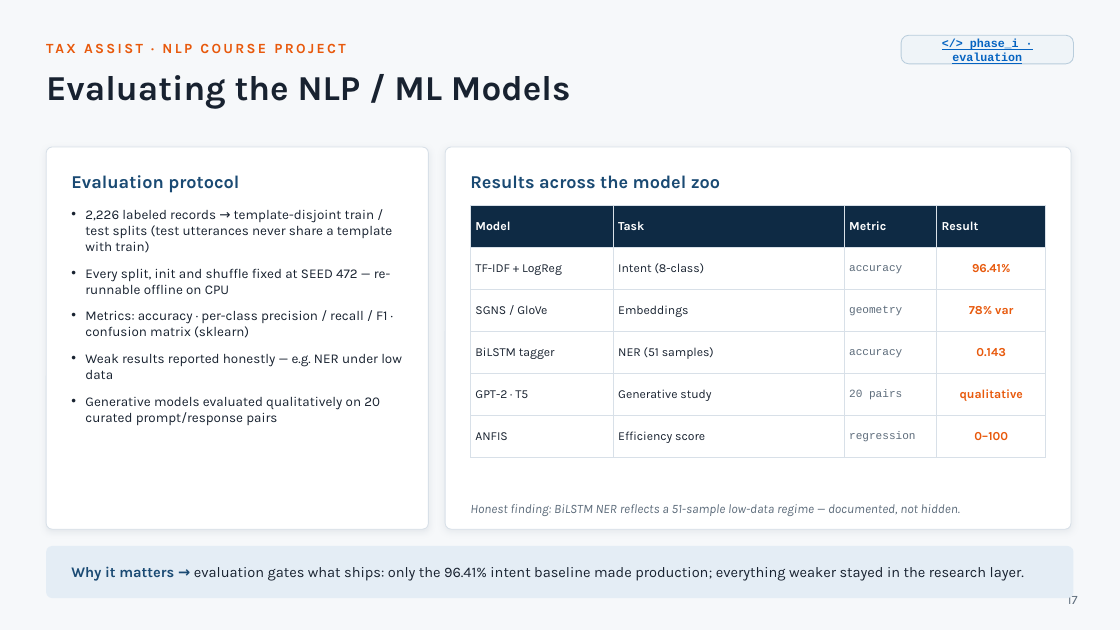
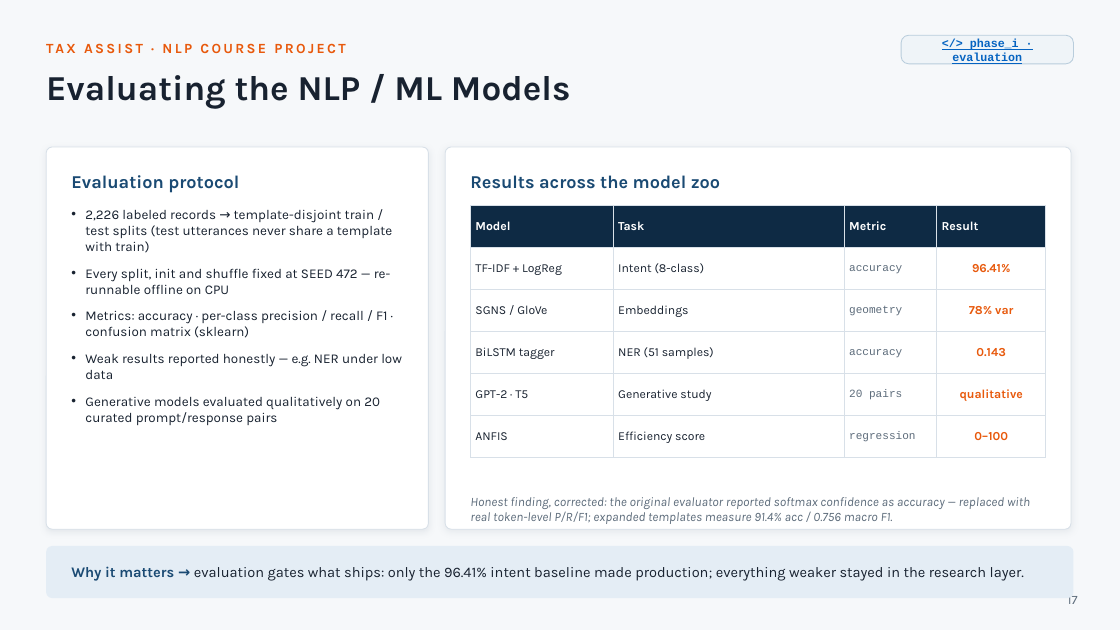
Before and after one commit to Jayant1711/Tax_Assist-system, a slide deck: slide 17 of TaxAssist_NLP_Final_Presentation.pptx. Drawn at 1120x630 pixels with LibreOffice and Linux fonts; fonts in the diff are those of the drawing. Boxes give left, top, right and bottom in pixels: in the first picture for what was removed or moved away, otherwise in the second. Text is boxed around its words. In the diff, an @@ line names an element or a change of style, - is before the commit and + after.

```diff
--- a/TaxAssist_NLP_Final_Presentation.pptx
+++ b/TaxAssist_NLP_Final_Presentation.pptx
@@ text at [470,497,1030,524]: text changed @@
-Honest finding: BiLSTM NER reflects a 51-sample low-data regime — documented, not hidden.
+Honest finding, corrected: the original evaluator reported softmax confidence as accuracy — replaced with real token-level P/R/F1; expanded templates measure 91.4% acc / 0.756 macro F1.
```
Also in this commit, not shown: 1 other slide changed, 18 other files.
